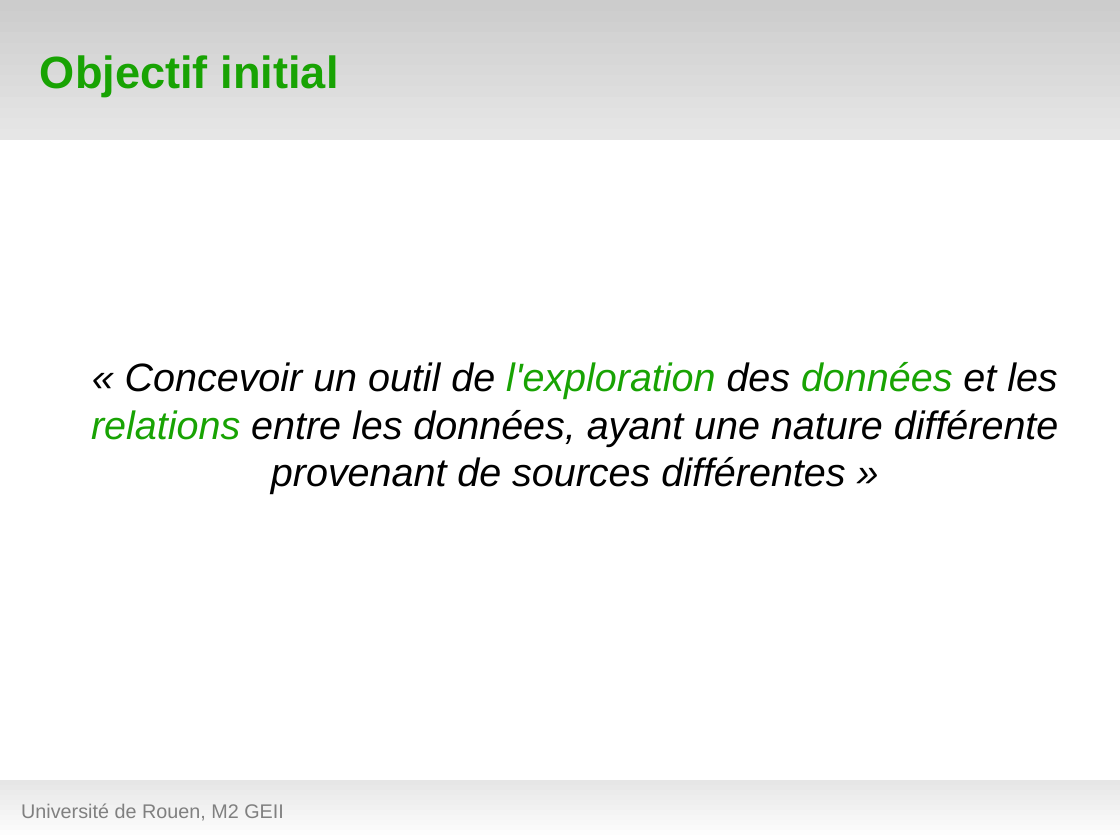
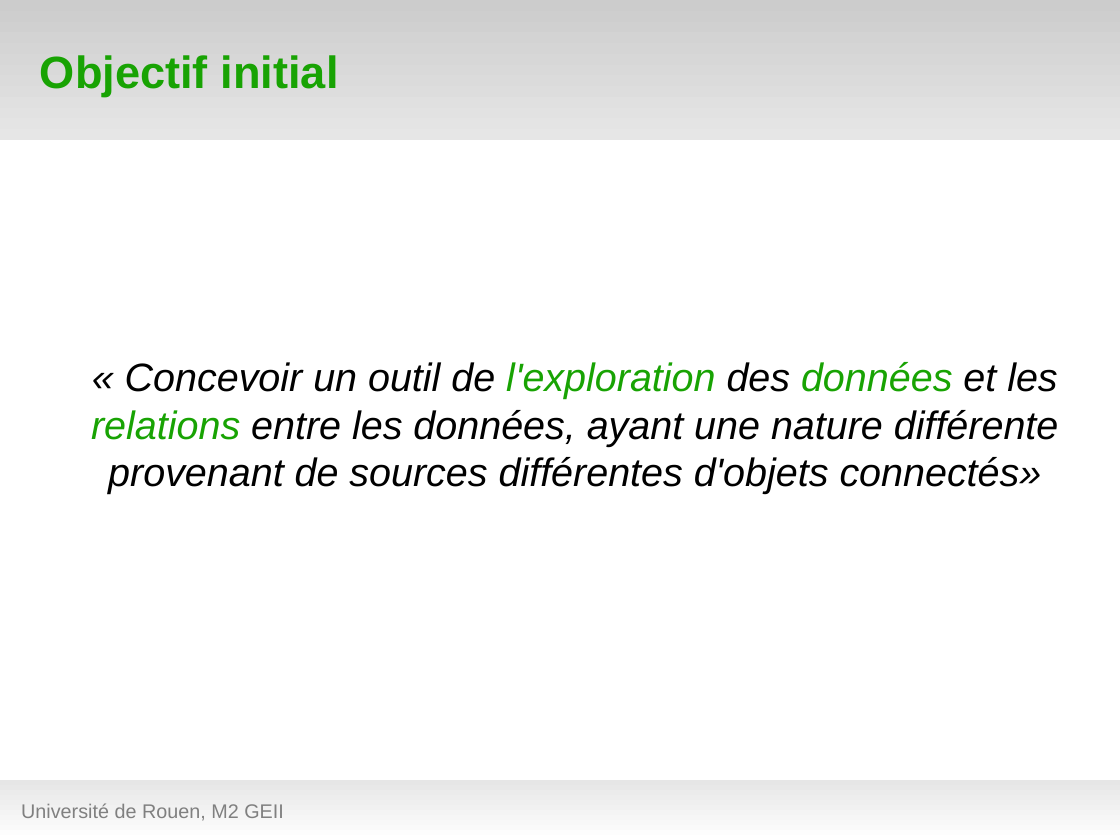
Before and after one commit to hanzenok/dataexp, a slide deck: slide 7 of presentation/test_green7.odp. Drawn at 1120x840 pixels with LibreOffice and Linux fonts; fonts in the diff are those of the drawing; background and template pictures are left out. Boxes give left, top, right and bottom in pixels: in the first picture for what was removed or moved away, otherwise in the second. Text is boxed around its words. In the diff, an @@ line names an element or a change of style, - is before the commit and + after.

```diff
--- a/presentation/test_green7.odp
+++ b/presentation/test_green7.odp
@@ text at (91,362,1059,494): text changed @@
-« Concevoir un outil de l'exploration des données et les relations entre les données, ayant une nature différente provenant de sources différentes »
+« Concevoir un outil de l'exploration des données et les relations entre les données, ayant une nature différente provenant de sources différentes d'objets connectés»
```
Also in this commit, not shown: 7 other slides changed, 3 slides added, 1 other file.
